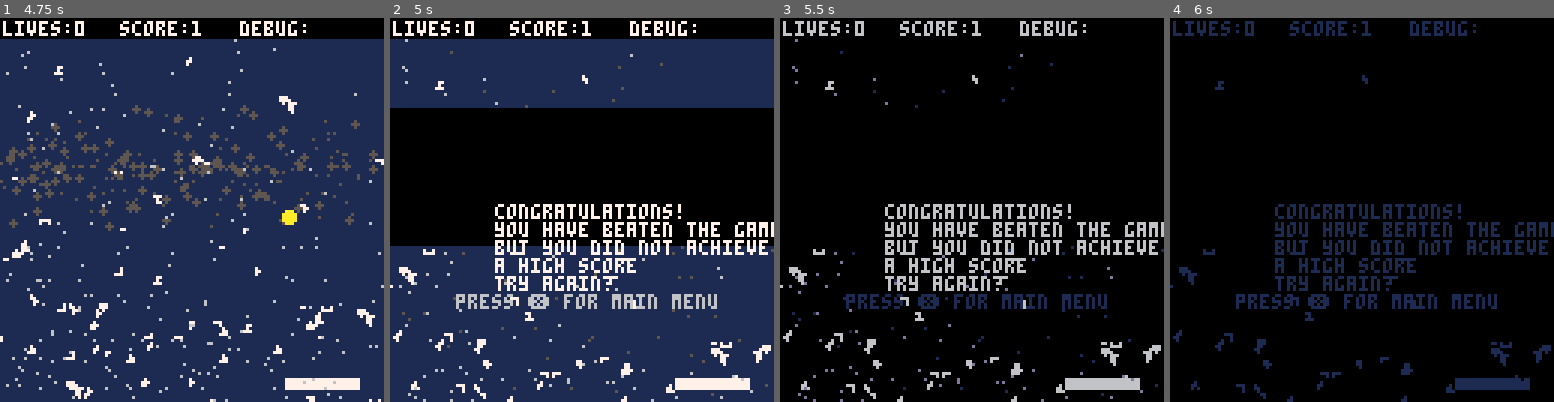
Above: before the commit, frames 1-4 (left to right).
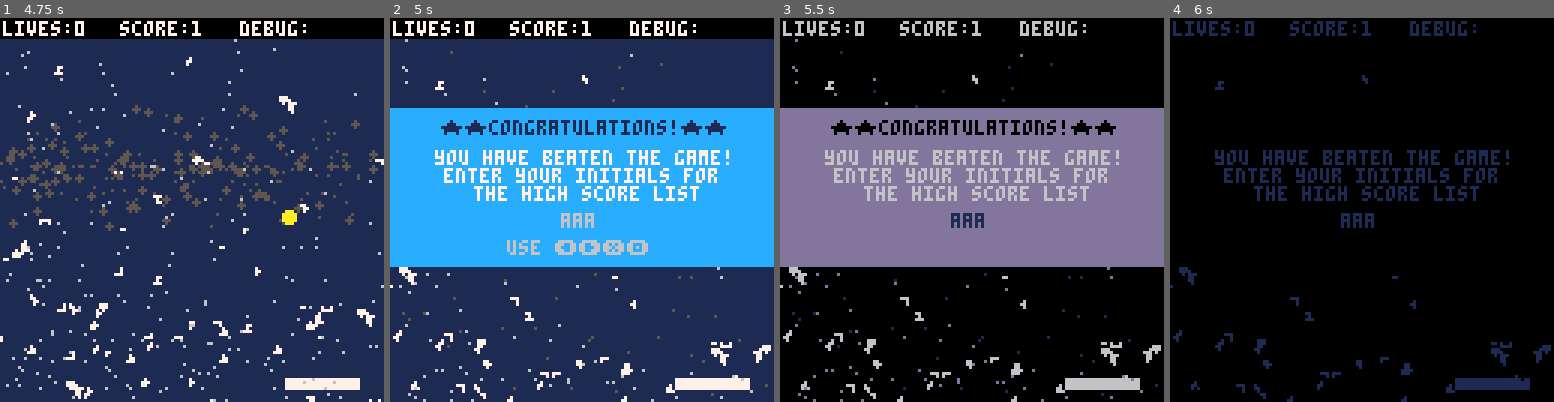
Above: after the commit, the same moments.

Repository: grantconnerywalker/MyPico-8Carts
Game: PICO-8 cartridge mybreakout.p8
The game is run twice, just before and just after one commit, with the same random seed, the same clock (stepped at 60 frames per second) and the same inputs.
Inputs:
- Up to frame 1 (4.75 s): tap X (X key) at 0.33, 1.07, 1.85, 2.97, 4.08 s; hold Right 1.6-2.1 s; hold Right 2.47-3.03 s; hold Left 3.08-3.58 s; hold Right 4.02-4.68 s
- Up to frame 2 (5 s): no input
- Up to frame 3 (5.5 s): hold Left from 5.08 s (still down); tap X (X key) at 5.2 s
- Up to frame 4 (6 s): release Left at 5.68 s

Frame 1 is identical in both runs. In frame 2, 43% of the frame differs, in the area x 0-100%, y 23-76%; in frame 3, 42%; in frame 4, 9.0%.

Commit message:
ep 49 complete

Diff:
--- a/mybreakout.p8
+++ b/mybreakout.p8
@@ -35,6 +35,9 @@
 
 	blink_w=7
 	blink_w_i=1
+
+	blink_b=7
+	blink_b_i=1
 
 	blink_f=0
 	blink_s=8
@@ -420,10 +423,10 @@
 	printh(score)
 	printh(hs[5])
 	if score>hs[5] then
-		loghs=false
-		-- change above to true
+		loghs=true
 	else
-		loghs=false
+		loghs=true
+		-- set above to false
 	end
 end
 
@@ -633,6 +636,7 @@
 function doblink()
 	local g_seq={3,11,7,11}
 	local w_seq={5,6,7,6}
+	local b_seq={9,10,7,10}
 
 	-- text blink
 	blink_f+=1
@@ -649,6 +653,12 @@
 			blink_w_i=1
 		end
 		blink_w=w_seq[blink_w_i]
+
+		blink_b_i+=1
+		if blink_b_i > #b_seq then
+			blink_b_i=1
+		end
+		blink_b=b_seq[blink_b_i]
 	end
 
 	-- trajectory preview animation
@@ -1496,15 +1506,25 @@
 function draw_winner()
 	if loghs then
 		--won, type name for score
+		local _y=30
+		rectfill(0,_y,128,_y+52,12)
+		print("★★congratulations!★★",17,_y+4,1)
+		print("you have beaten the game!",15,_y+14,7)
+		print("enter your initials for",18,_y+20,7)
+		print("the high score list",28,_y+26,7)
+		print("aaa",57,_y+35,blink_w)
+
+		print("use ⬅️➡️❎🅾️",39,_y+44,6)
 	else
 		-- won but no high score
-		rectfill(0,30,128,75,0)
-		print("congratulations!",35,62,7)
-		print("you have beaten the game!",35,68,7)
-		print("but you did not achieve",35,74,7)
-		print("a high score",35,80,7)
-		print("try again?",35,86,7)
-		print("press ❎ for main menu",22,92,blink_w)
+		local _y=30
+		rectfill(0,_y,128,_y+52,12)
+		print("★ congratulations! ★",22,_y+4,1)
+		print("you have beaten the game!",15,_y+14,7)
+		print("but you did not achieve",18,_y+20,7)
+		print("a high score",38,_y+26,7)
+		print("try again?",42,_y+32,7)
+		print("press ❎ for main menu",22,_y+44,blink_b)
 	end
 end
 
